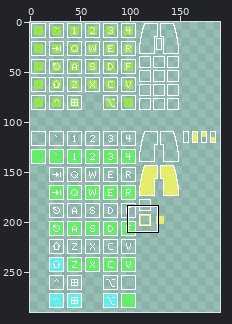
One commit to this pixel-art file: Overlay.aseprite. The first picture is a wide view before the edit; the outline marks the close-up.
Close-up. As it was:
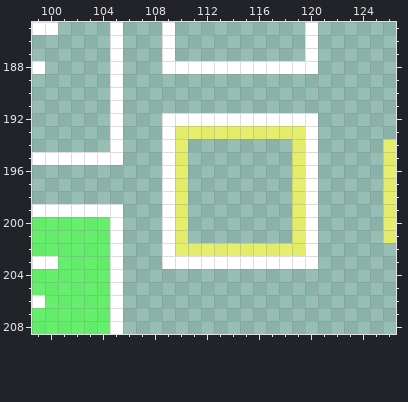
200x400 pixels, 1 frame. Shown: x 99..126, y 185..208. The wide view leaves out empty margins.
After:
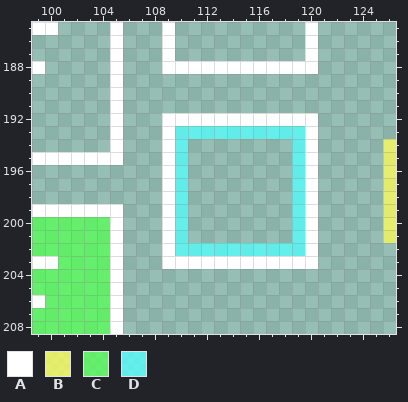
Palette (. is transparent): A #ffffff  B #ffff55bf  C #55ff55bf  D #55ffffbf
Message: Make master keys blue
Change:
Layer "Underfill":
y 193: x 110..119 BBBBBBBBBB -> DDDDDDDDDD
y 194..201: x 110 B -> D; x 119 B -> D
y 202: x 110..119 BBBBBBBBBB -> DDDDDDDDDD
Where, in picture pixels (left, top, right, bottom), the same in both close-ups:
changed: (175, 126, 305, 256)
